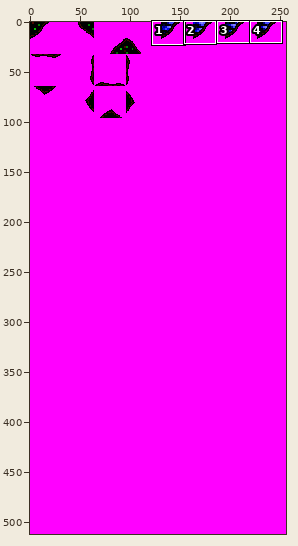
Sprite sheet: worlds/haxima-1.002/newterrain.png. The first picture is a wide view before the edit; the outline marks the close-up.
Close-up. Before the commit:
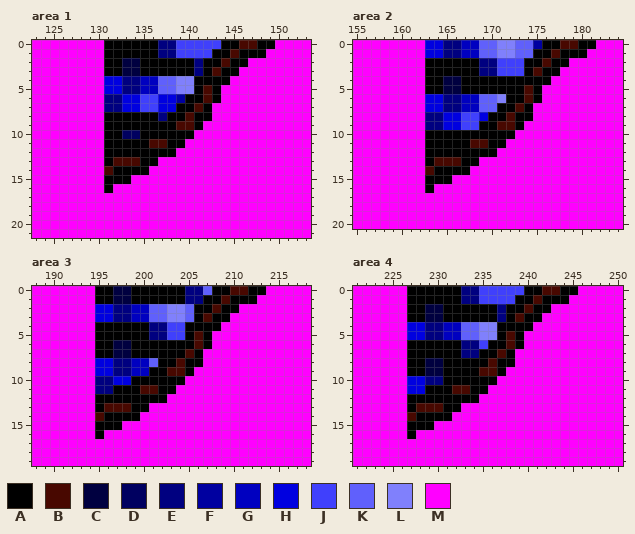
The file is 256x512 pixels. Colours within 5 levels of each other are drawn and written as one. Shown: area 1: x 123..153, y 0..21; area 2: x 155..184, y 0..20; area 3: x 188..218, y 0..19; area 4: x 221..250, y 0..19. The commit also changed other parts of the picture, which this record leaves out.
Palette (. is transparent): A #000000  B #480800  C #000040  D #000060  E #000080  F #0000a0  G #0000c0  H #0000e0  J #4040fc  K #6060fc  L #8080fc  M #ff00ff
Pixels before, area 1, first column x 123:
 0 MMMMMMMMAAAAAAEEJJJJJAABBAAMMMM
 1 MMMMMMMMAAAAAAEEJJJJAABAAAMMMMM
 2 MMMMMMMMAACCAAAAAAEAABAAMMMMMMM
 3 MMMMMMMMAACCAAAAAAEABAAMMMMMMMM
 4 MMMMMMMMHHEEGGKKLLAAAAMMMMMMMMM
 5 MMMMMMMMHHEEGGKKLLABAMMMMMMMMMM
 6 MMMMMMMMEEHHJJHHFAABAMMMMMMMMMM
 7 MMMMMMMMEEHHJJHHAABAMMMMMMMMMMM
 8 MMMMMMMMAAAAAAEAABAAMMMMMMMMMMM
 9 MMMMMMMMAAAAAAAABBAMMMMMMMMMMMM
10 MMMMMMMMAADDAAAAAAMMMMMMMMMMMMM
11 MMMMMMMMAAAAABBAAMMMMMMMMMMMMMM
12 MMMMMMMMAAAAAAAAMMMMMMMMMMMMMMM
13 MMMMMMMMABBBAAMMMMMMMMMMMMMMMMM
14 MMMMMMMMBAAAAMMMMMMMMMMMMMMMMMM
15 MMMMMMMMAAAMMMMMMMMMMMMMMMMMMMM
16 MMMMMMMMAMMMMMMMMMMMMMMMMMMMMMM
17 MMMMMMMMMMMMMMMMMMMMMMMMMMMMMMM
18 MMMMMMMMMMMMMMMMMMMMMMMMMMMMMMM
19 MMMMMMMMMMMMMMMMMMMMMMMMMMMMMMM
20 MMMMMMMMMMMMMMMMMMMMMMMMMMMMMMM
21 MMMMMMMMMMMMMMMMMMMMMMMMMMMMMMM
Pixels before, area 2, first column x 155:
 0 MMMMMMMMHHEEGGKKLLKKFAABBAAMMM
 1 MMMMMMMMHHEEGGKKLLKKAABAAAMMMM
 2 MMMMMMMMAAAAAAEEJJJAABAAMMMMMM
 3 MMMMMMMMAAAAAAEEJJJABAAMMMMMMM
 4 MMMMMMMMAACCAAAAAAAAAAMMMMMMMM
 5 MMMMMMMMAACCAAAAAAABAMMMMMMMMM
 6 MMMMMMMMHHEEGGKKLAABAMMMMMMMMM
 7 MMMMMMMMHHEEGGKKAABAMMMMMMMMMM
 8 MMMMMMMMEEHHJJHAABAAMMMMMMMMMM
 9 MMMMMMMMEEHHJJAABBAMMMMMMMMMMM
10 MMMMMMMMAAAAAAAAAAMMMMMMMMMMMM
11 MMMMMMMMAAAAABBAAMMMMMMMMMMMMM
12 MMMMMMMMAAAAAAAAMMMMMMMMMMMMMM
13 MMMMMMMMABBBAAMMMMMMMMMMMMMMMM
14 MMMMMMMMBAAAAMMMMMMMMMMMMMMMMM
15 MMMMMMMMAAAMMMMMMMMMMMMMMMMMMM
16 MMMMMMMMAMMMMMMMMMMMMMMMMMMMMM
17 MMMMMMMMMMMMMMMMMMMMMMMMMMMMMM
18 MMMMMMMMMMMMMMMMMMMMMMMMMMMMMM
19 MMMMMMMMMMMMMMMMMMMMMMMMMMMMMM
20 MMMMMMMMMMMMMMMMMMMMMMMMMMMMMM
Pixels before, area 3, first column x 188:
 0 MMMMMMMAACCAAAAAAEEKAABBAAMMMMM
 1 MMMMMMMAACCAAAAAAEEAABAAAMMMMMM
 2 MMMMMMMHHEEGGKKLLKAABAAMMMMMMMM
 3 MMMMMMMHHEEGGKKLLKABAAMMMMMMMMM
 4 MMMMMMMAAAAAAEEJJAAAAMMMMMMMMMM
 5 MMMMMMMAAAAAAEEJJABAMMMMMMMMMMM
 6 MMMMMMMAACCAAAAAAABAMMMMMMMMMMM
 7 MMMMMMMAACCAAAAAABAMMMMMMMMMMMM
 8 MMMMMMMHHEEGGKAABAAMMMMMMMMMMMM
 9 MMMMMMMHHEEGGAABBAMMMMMMMMMMMMM
10 MMMMMMMEEHHAAAAAAMMMMMMMMMMMMMM
11 MMMMMMMEEAAABBAAMMMMMMMMMMMMMMM
12 MMMMMMMAAAAAAAAMMMMMMMMMMMMMMMM
13 MMMMMMMABBBAAMMMMMMMMMMMMMMMMMM
14 MMMMMMMBAAAAMMMMMMMMMMMMMMMMMMM
15 MMMMMMMAAAMMMMMMMMMMMMMMMMMMMMM
16 MMMMMMMAMMMMMMMMMMMMMMMMMMMMMMM
17 MMMMMMMMMMMMMMMMMMMMMMMMMMMMMMM
18 MMMMMMMMMMMMMMMMMMMMMMMMMMMMMMM
19 MMMMMMMMMMMMMMMMMMMMMMMMMMMMMMM
Pixels before, area 4, first column x 221:
 0 MMMMMMAAAAAAEEJJJJJAABBAAMMMMM
 1 MMMMMMAAAAAAEEJJJJAABAAAMMMMMM
 2 MMMMMMAACCAAAAAAEAABAAMMMMMMMM
 3 MMMMMMAACCAAAAAAEABAAMMMMMMMMM
 4 MMMMMMHHEEGGKKLLAAAAMMMMMMMMMM
 5 MMMMMMHHEEGGKKLLABAMMMMMMMMMMM
 6 MMMMMMAAAAAAEEJAABAMMMMMMMMMMM
 7 MMMMMMAAAAAAEEAABAMMMMMMMMMMMM
 8 MMMMMMAACCAAAAABAAMMMMMMMMMMMM
 9 MMMMMMAACCAAAABBAMMMMMMMMMMMMM
10 MMMMMMHHEEAAAAAAMMMMMMMMMMMMMM
11 MMMMMMHHAAABBAAMMMMMMMMMMMMMMM
12 MMMMMMAAAAAAAAMMMMMMMMMMMMMMMM
13 MMMMMMABBBAAMMMMMMMMMMMMMMMMMM
14 MMMMMMBAAAAMMMMMMMMMMMMMMMMMMM
15 MMMMMMAAAMMMMMMMMMMMMMMMMMMMMM
16 MMMMMMAMMMMMMMMMMMMMMMMMMMMMMM
17 MMMMMMMMMMMMMMMMMMMMMMMMMMMMMM
18 MMMMMMMMMMMMMMMMMMMMMMMMMMMMMM
19 MMMMMMMMMMMMMMMMMMMMMMMMMMMMMM
New version:
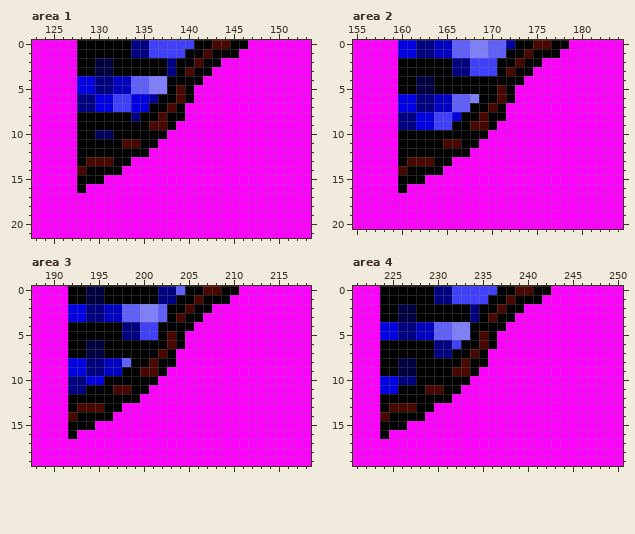
Change:
Area 1:
y 0: x 128..130 MMM -> AAA; x 134..138 AAAEE -> EEJJJ; x 141..144 JJJA -> AABB; x 146..149 BBAA -> AMMM
y 1: x 128..130 MMM -> AAA; x 134..138 AAAEE -> EEJJJ; x 140..142 JJJ -> AAB; x 145..148 BAAA -> AMMM
y 2: x 128..131 MMMA -> AACC; x 133..134 CC -> AA; x 138 A -> E; x 141 E -> B; x 144..146 BAA -> MMM
y 3: x 128..131 MMMA -> AACC; x 133..134 CC -> AA; x 138 A -> E; x 140..141 AE -> BA; x 143..145 BAA -> MMM
y 4: x 128..140 MMMHHEEGGKKLL -> HHEEGGKKLLAAA; x 142..144 AAA -> MMM
y 5: x 128..143 MMMHHEEGGKKLLABA -> HHEEGGKKLLABAMMM
y 6: x 128..133 MMMEEH -> EEHHJJ; x 135..139 JJHHF -> HFAAB; x 141..143 ABA -> MMM
y 7: x 128..133 MMMEEH -> EEHHJJ; x 135..138 JJHH -> HAAB; x 140..142 ABA -> MMM
y 8: x 128..130 MMM -> AAA; x 134 A -> E; x 137 E -> B; x 140..142 BAA -> MMM
y 9: x 128..130 MMM -> AAA; x 136..137 AA -> BB; x 139..141 BBA -> MMM
y 10: x 128..131 MMMA -> AADD; x 133..134 DD -> AA; x 138..140 AAA -> MMM
y 11: x 128..130 MMM -> AAA; x 133..134 AA -> BB; x 136..139 BBAA -> AMMM
y 12: x 128..130 MMM -> AAA; x 136..138 AAA -> MMM
y 13: x 128..136 MMMABBBAA -> ABBBAAMMM
y 14: x 128..131 MMMB -> BAAA; x 133..135 AAA -> MMM
y 15: x 128..133 MMMAAA -> AAAMMM
y 16: x 128 M -> A; x 131 A -> M
Area 2:
y 0: x 160..169 MMMHHEEGGK -> HHEEGGKKLL; x 171..176 LLKKFA -> KFAABB; x 178..181 BBAA -> AMMM
y 1: x 160..169 MMMHHEEGGK -> HHEEGGKKLL; x 171..174 LLKK -> KAAB; x 177..180 BAAA -> AMMM
y 2: x 160..162 MMM -> AAA; x 166..173 AAAEEJJJ -> EEJJJAAB; x 176..178 BAA -> MMM
y 3: x 160..162 MMM -> AAA; x 166..173 AAAEEJJJ -> EEJJJABA; x 175..177 BAA -> MMM
y 4: x 160..163 MMMA -> AACC; x 165..166 CC -> AA; x 174..176 AAA -> MMM
y 5: x 160..163 MMMA -> AACC; x 165..166 CC -> AA; x 171 A -> B; x 173..175 ABA -> MMM
y 6: x 160..171 MMMHHEEGGKKL -> HHEEGGKKLAAB; x 173..175 ABA -> MMM
y 7: x 160..170 MMMHHEEGGKK -> HHEEGGKKAAB; x 172..174 ABA -> MMM
y 8: x 160..165 MMMEEH -> EEHHJJ; x 167..169 JJH -> AAB; x 172..174 BAA -> MMM
y 9: x 160..169 MMMEEHHJJA -> EEHHJJAABB; x 171..173 BBA -> MMM
y 10: x 160..162 MMM -> AAA; x 170..172 AAA -> MMM
y 11: x 160..162 MMM -> AAA; x 165..166 AA -> BB; x 168..171 BBAA -> AMMM
y 12: x 160..162 MMM -> AAA; x 168..170 AAA -> MMM
y 13: x 160..168 MMMABBBAA -> ABBBAAMMM
y 14: x 160..163 MMMB -> BAAA; x 165..167 AAA -> MMM
y 15: x 160..165 MMMAAA -> AAAMMM
y 16: x 160 M -> A; x 163 A -> M
Area 3:
y 0: x 192..195 MMMA -> AACC; x 197..198 CC -> AA; x 202..208 AAAEEKA -> EEKAABB; x 210..213 BBAA -> AMMM
y 1: x 192..195 MMMA -> AACC; x 197..198 CC -> AA; x 202..203 AA -> EE; x 205..206 EE -> AB; x 209..212 BAAA -> AMMM
y 2: x 192..201 MMMHHEEGGK -> HHEEGGKKLL; x 203..205 LLK -> AAB; x 208..210 BAA -> MMM
y 3: x 192..201 MMMHHEEGGK -> HHEEGGKKLL; x 203..205 LLK -> ABA; x 207..209 BAA -> MMM
y 4: x 192..194 MMM -> AAA; x 198..204 AAAEEJJ -> EEJJAAA; x 206..208 AAA -> MMM
y 5: x 192..194 MMM -> AAA; x 198..207 AAAEEJJABA -> EEJJABAMMM
y 6: x 192..195 MMMA -> AACC; x 197..198 CC -> AA; x 203 A -> B; x 205..207 ABA -> MMM
y 7: x 192..195 MMMA -> AACC; x 197..198 CC -> AA; x 202 A -> B; x 204..206 ABA -> MMM
y 8: x 192..201 MMMHHEEGGK -> HHEEGGKAAB; x 204..206 BAA -> MMM
y 9: x 192..201 MMMHHEEGGA -> HHEEGGAABB; x 203..205 BBA -> MMM
y 10: x 192..198 MMMEEHH -> EEHHAAA; x 202..204 AAA -> MMM
y 11: x 192..198 MMMEEAA -> EEAAABB; x 200..203 BBAA -> AMMM
y 12: x 192..194 MMM -> AAA; x 200..202 AAA -> MMM
y 13: x 192..200 MMMABBBAA -> ABBBAAMMM
y 14: x 192..195 MMMB -> BAAA; x 197..199 AAA -> MMM
y 15: x 192..197 MMMAAA -> AAAMMM
y 16: x 192 M -> A; x 195 A -> M
Area 4:
y 0: x 224..226 MMM -> AAA; x 230..234 AAAEE -> EEJJJ; x 237..240 JJJA -> AABB; x 242..245 BBAA -> AMMM
y 1: x 224..226 MMM -> AAA; x 230..234 AAAEE -> EEJJJ; x 236..238 JJJ -> AAB; x 241..244 BAAA -> AMMM
y 2: x 224..227 MMMA -> AACC; x 229..230 CC -> AA; x 234 A -> E; x 237 E -> B; x 240..242 BAA -> MMM
y 3: x 224..227 MMMA -> AACC; x 229..230 CC -> AA; x 234 A -> E; x 236..237 AE -> BA; x 239..241 BAA -> MMM
y 4: x 224..236 MMMHHEEGGKKLL -> HHEEGGKKLLAAA; x 238..240 AAA -> MMM
y 5: x 224..239 MMMHHEEGGKKLLABA -> HHEEGGKKLLABAMMM
y 6: x 224..226 MMM -> AAA; x 230..235 AAAEEJ -> EEJAAB; x 237..239 ABA -> MMM
y 7: x 224..226 MMM -> AAA; x 230..231 AA -> EE; x 233..234 EE -> AB; x 236..238 ABA -> MMM
y 8: x 224..227 MMMA -> AACC; x 229..230 CC -> AA; x 233 A -> B; x 236..238 BAA -> MMM
y 9: x 224..227 MMMA -> AACC; x 229..230 CC -> AA; x 232..233 AA -> BB; x 235..237 BBA -> MMM
y 10: x 224..230 MMMHHEE -> HHEEAAA; x 234..236 AAA -> MMM
y 11: x 224..230 MMMHHAA -> HHAAABB; x 232..235 BBAA -> AMMM
y 12: x 224..226 MMM -> AAA; x 232..234 AAA -> MMM
y 13: x 224..232 MMMABBBAA -> ABBBAAMMM
y 14: x 224..227 MMMB -> BAAA; x 229..231 AAA -> MMM
y 15: x 224..229 MMMAAA -> AAAMMM
y 16: x 224 M -> A; x 227 A -> M
